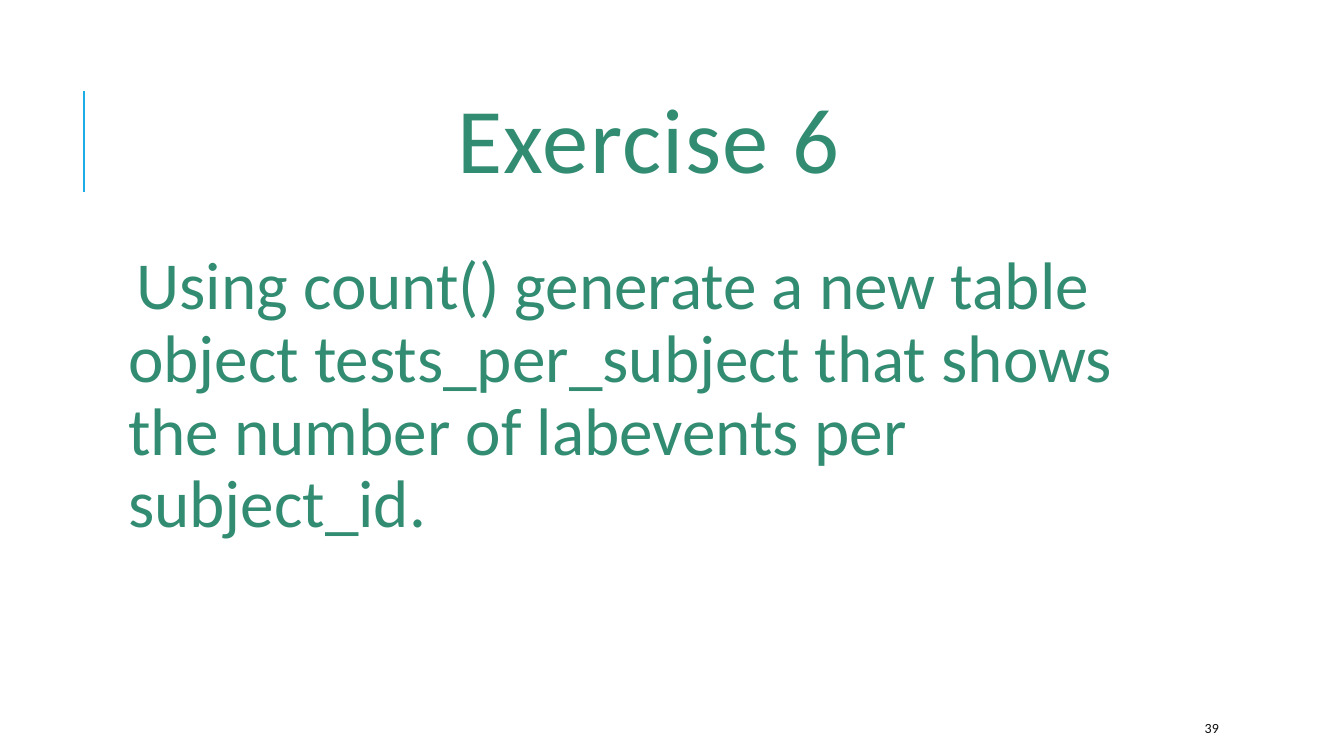
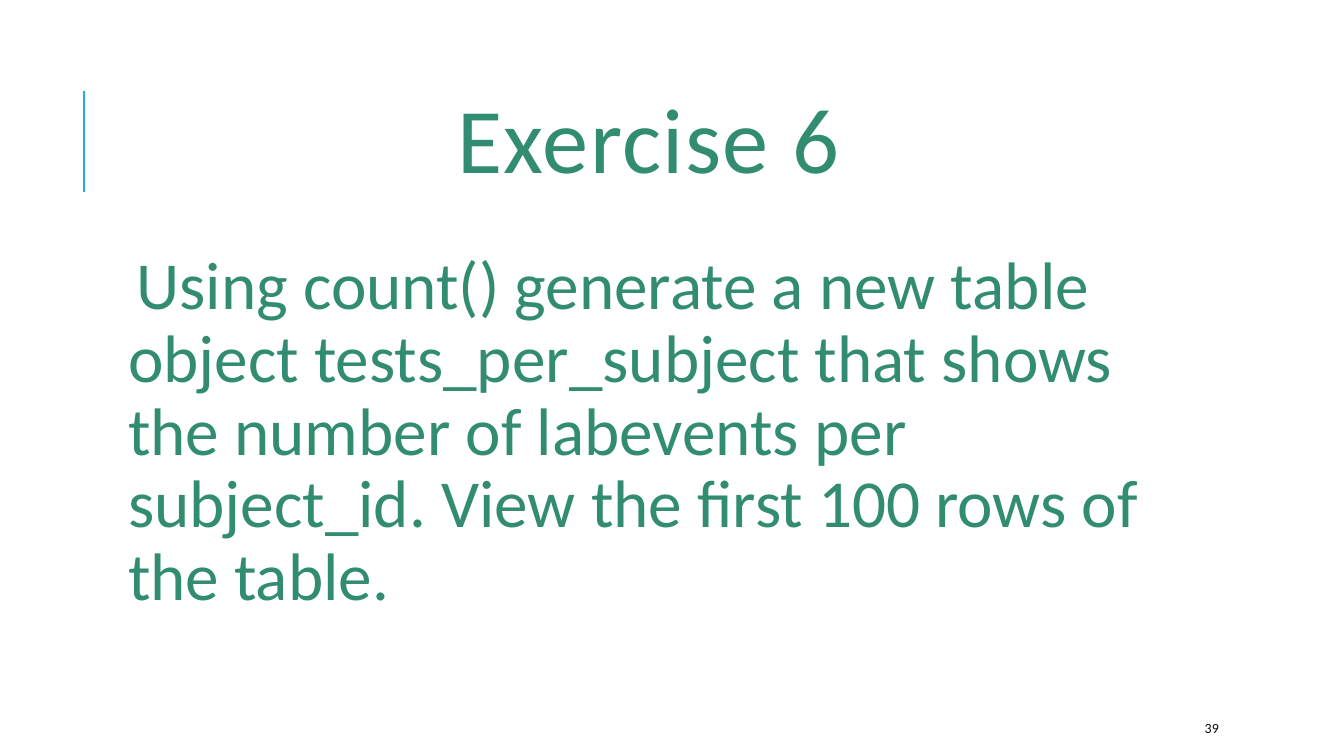
Before and after one commit to amromeo/api_r_int_db_24, a slide deck: slide 39 of presentations/02 - Databases with R.pptx. Drawn at 1344x756 pixels with LibreOffice and Linux fonts; fonts in the diff are those of the drawing. Boxes give left, top, right and bottom in pixels: in the first picture for what was removed or moved away, otherwise in the second. Text is boxed around its words. In the diff, an @@ line names an element or a change of style, - is before the commit and + after.

```diff
--- a/presentations/02 - Databases with R.pptx
+++ b/presentations/02 - Databases with R.pptx
@@ text at box(128, 260, 1138, 601): text changed @@
-  Using count() generate a new table object tests_per_subject that shows the number of labevents per subject_id.
+  Using count() generate a new table object tests_per_subject that shows the number of labevents per subject_id. View the first 100 rows of the table.
```
Also in this commit, not shown: 1 other file.
